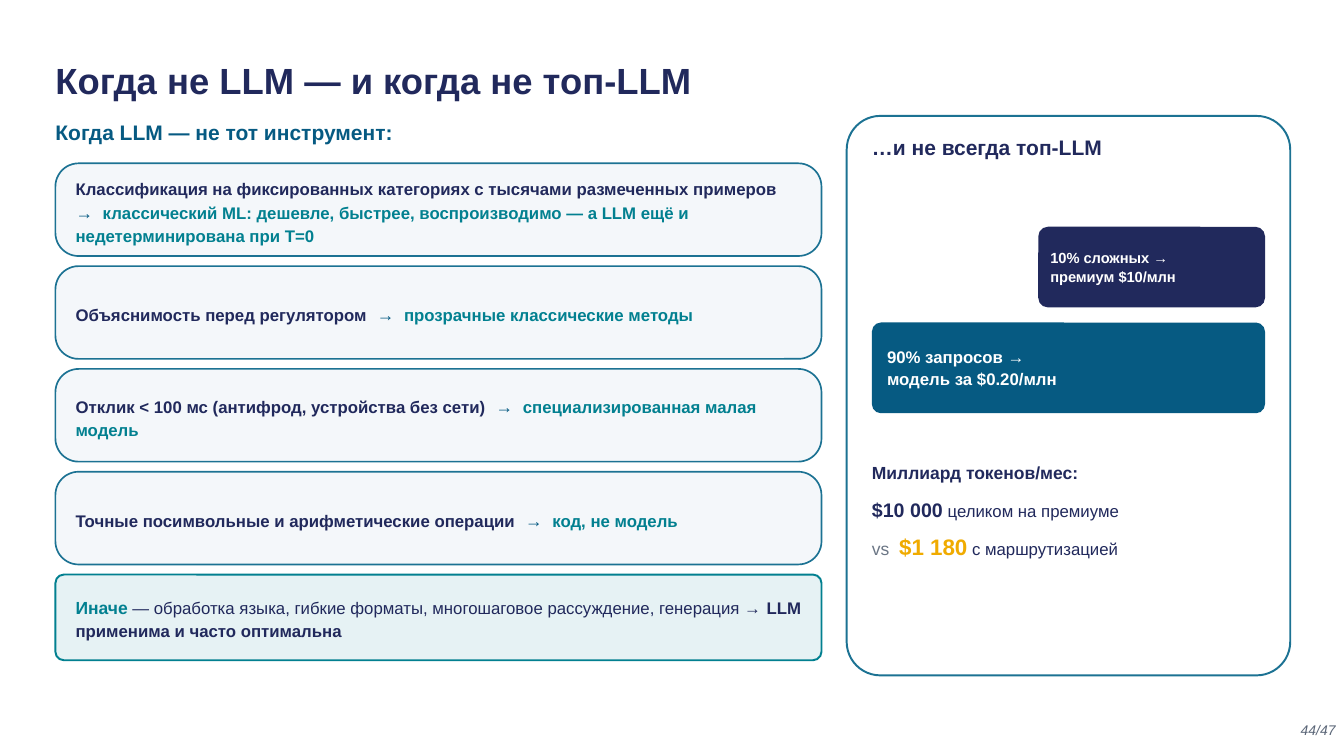
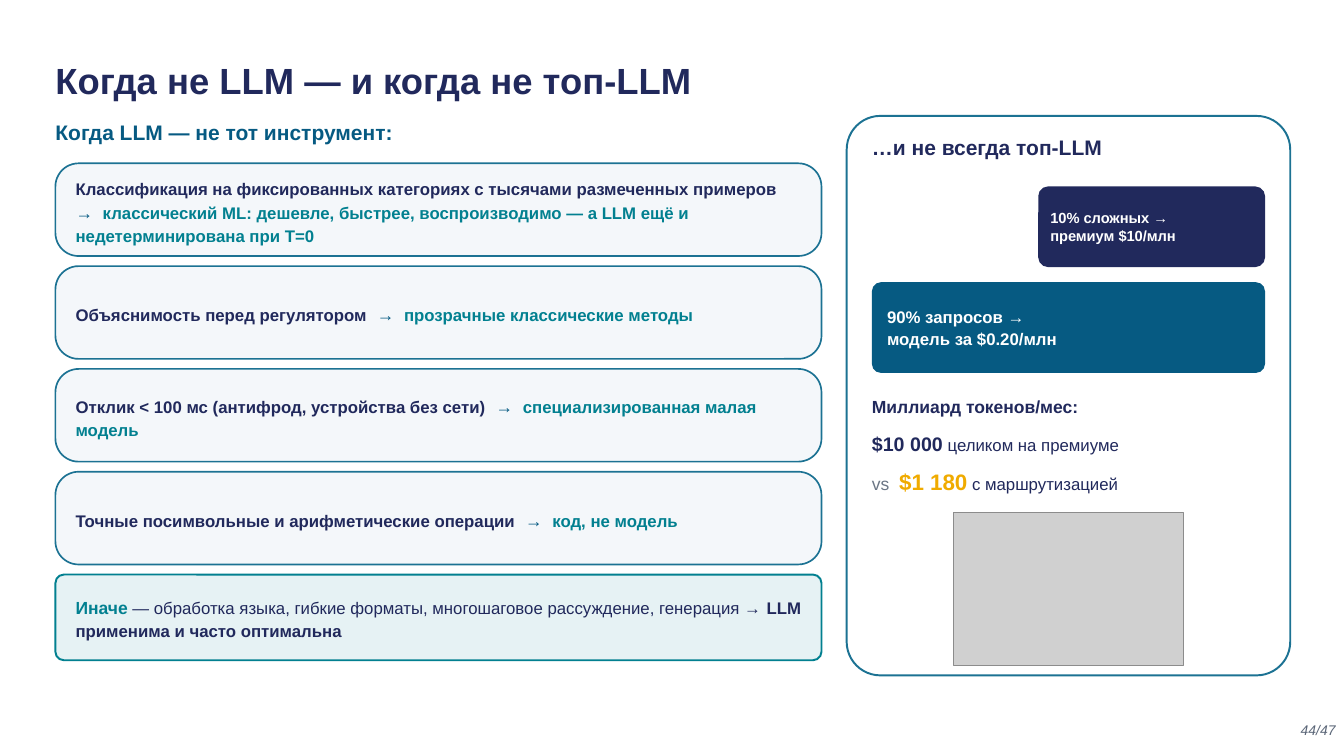
Before and after one commit to tellina-study/AI-usage-lessons, a slide deck: slide 44 of library/lectures/lec-02/rendered/lec-02.pptx. Drawn at 1344x756 pixels with LibreOffice and Linux fonts; fonts in the diff are those of the drawing; grey boxes stand for pictures. Boxes give left, top, right and bottom in pixels: in the first picture for what was removed or moved away, otherwise in the second. Text is boxed around its words. In the diff, an @@ line names an element or a change of style, - is before the commit and + after.

```diff
--- a/library/lectures/lec-02/rendered/lec-02.pptx
+++ b/library/lectures/lec-02/rendered/lec-02.pptx
@@ 2 texts, 2 rounded rectangles: place and size @@
-2 texts, 2 rounded rectangles at [872, 227, 1265, 413]
+2 texts, 2 rounded rectangles at [872, 187, 1265, 373]
@@ text "Миллиард токенов/мес:": place and size @@
-text "Миллиард токенов/мес:" at [872, 466, 1119, 559]
+text "Миллиард токенов/мес:" at [872, 400, 1119, 494]
@@ picture added at [954, 512, 1184, 665] @@
```
Also in this commit, not shown: 9 other slides changed, 29 other files.
